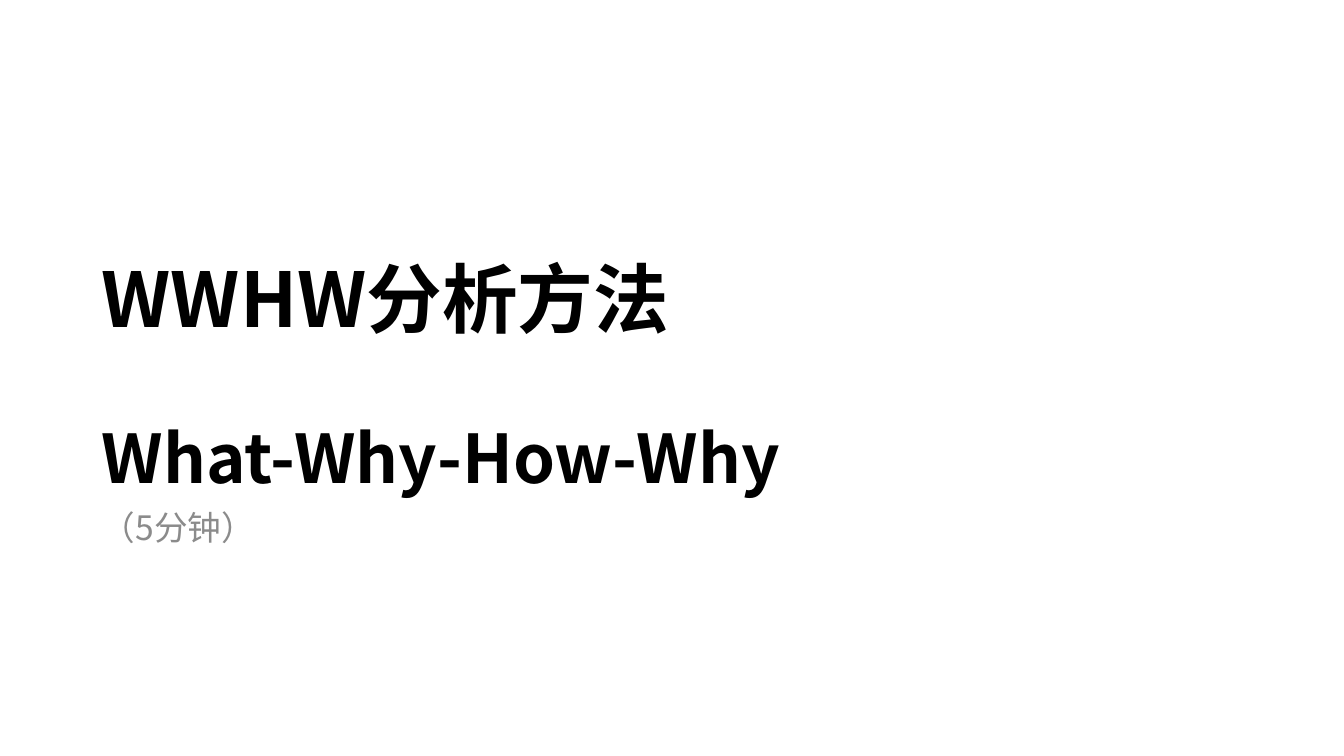
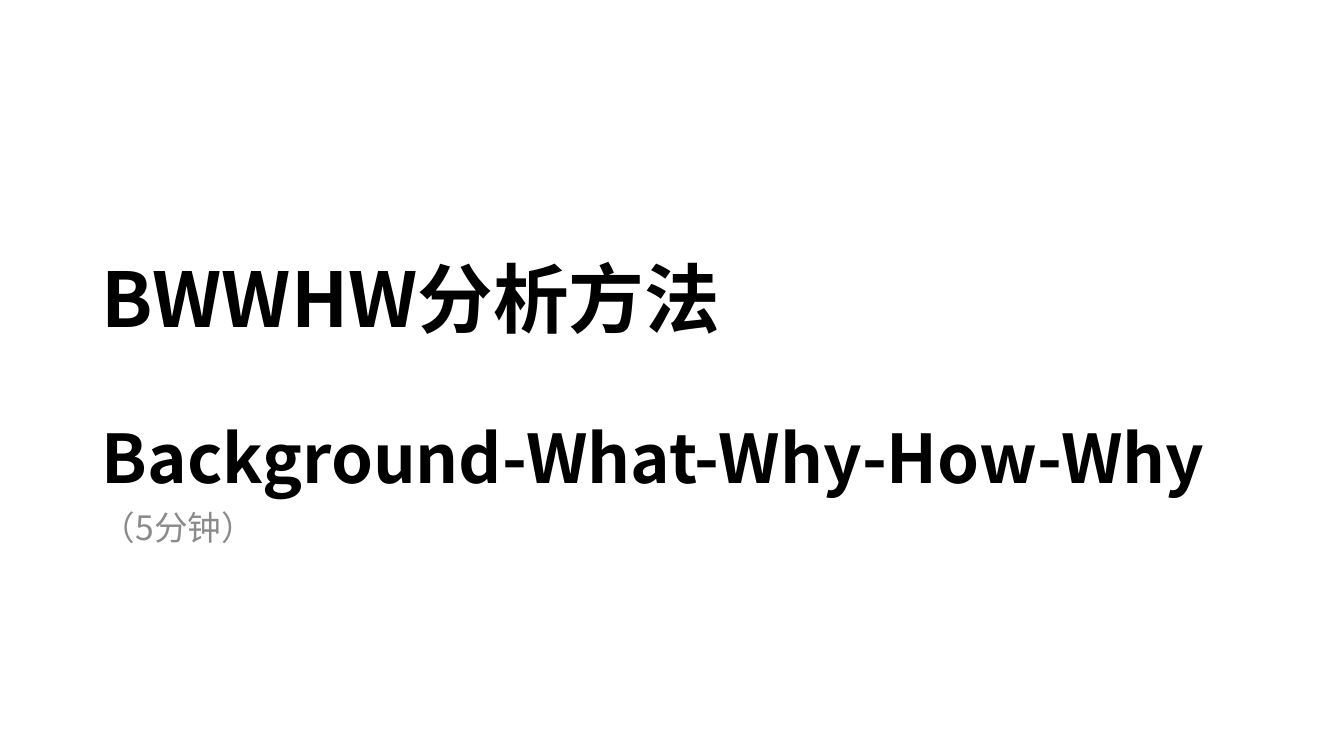
Before and after one commit to hei77/yuzheng-student, a slide deck: slide 1 of static/articles/0-0-what-why-how-why方法论.pptx. Drawn at 1344x756 pixels with LibreOffice and Linux fonts; fonts in the diff are those of the drawing. Boxes give left, top, right and bottom in pixels: in the first picture for what was removed or moved away, otherwise in the second. Text is boxed around its words. In the diff, an @@ line names an element or a change of style, - is before the commit and + after.

```diff
--- a/static/articles/0-0-what-why-how-why方法论.pptx
+++ b/static/articles/0-0-what-why-how-why方法论.pptx
@@ title at (x1=102, y1=262, x2=1205, y2=499): text changed @@
-WWHW分析方法
-What-Why-How-Why
+BWWHW分析方法
+Background-What-Why-How-Why
```
Also in this commit, not shown: 3 other slides changed.
